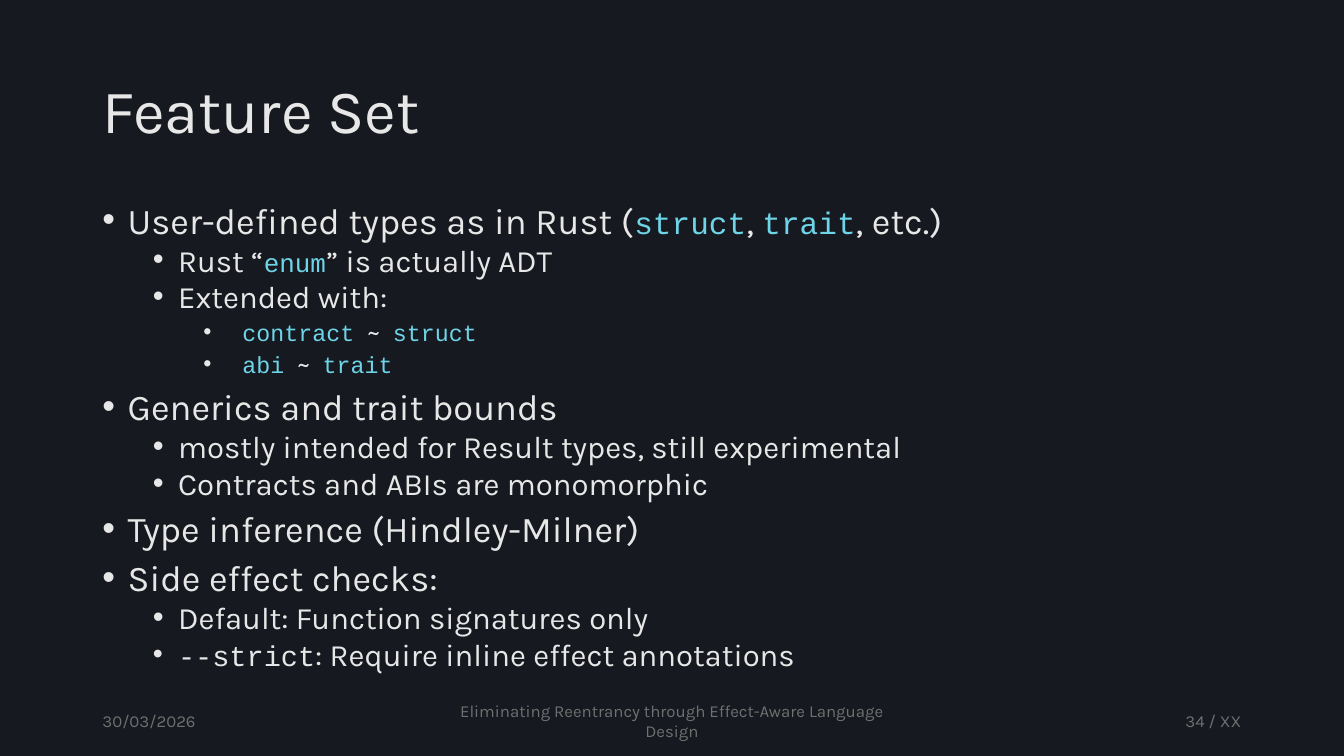
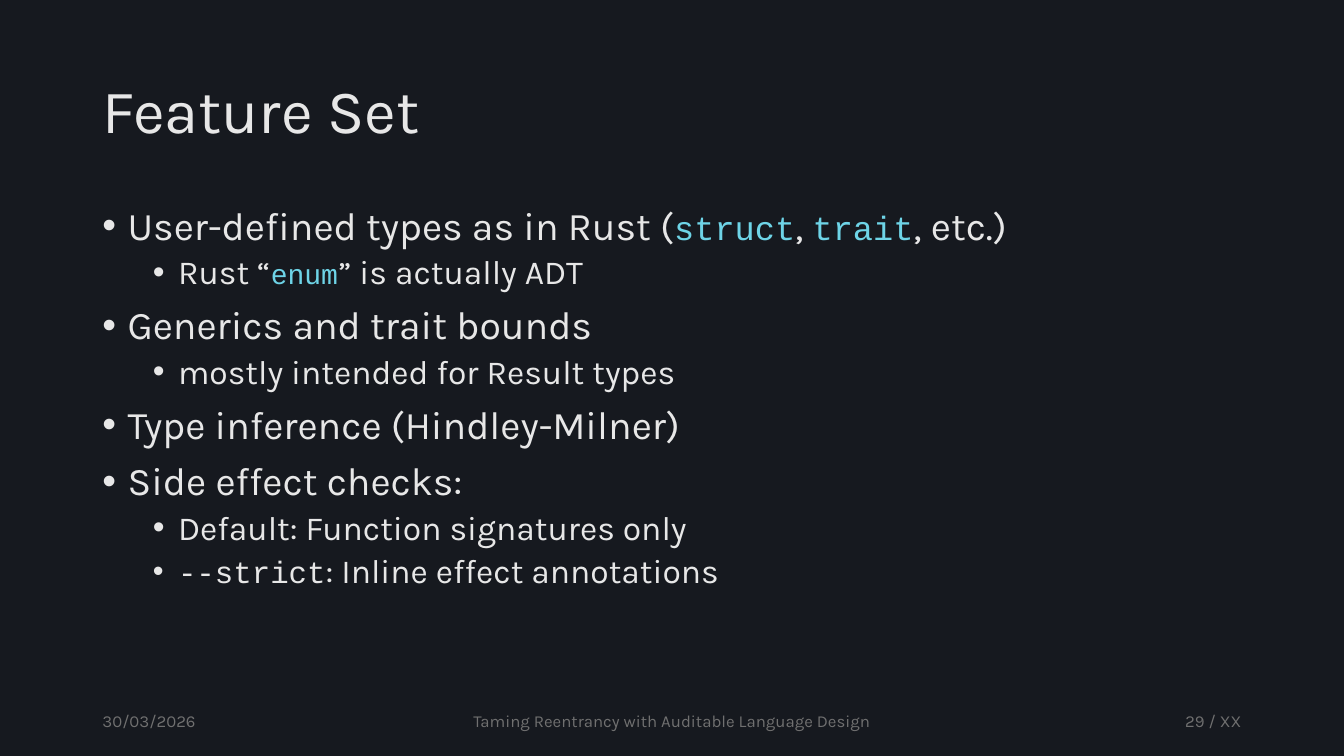
Before and after one commit to tzann/thesis, a slide deck: slide 29 of doc/presentation/Thesis.pptx (slide 34 before the commit). Drawn at 1344x756 pixels with LibreOffice and Linux fonts; fonts in the diff are those of the drawing. Boxes give left, top, right and bottom in pixels: in the first picture for what was removed or moved away, otherwise in the second. Text is boxed around its words. In the diff, an @@ line names an element or a change of style, - is before the commit and + after.

```diff
--- a/doc/presentation/Thesis.pptx
+++ b/doc/presentation/Thesis.pptx
@@ text at [128, 212, 1007, 549]: size 25.9 to 28 pt in "User-defined types as in Rust (struct, trait, ...", "Generics and trait bounds", "Type inference (Hindley-Milner)", "Side effect checks:"; size 22.2 to 24 pt in "(struct, trait,", "Rust “enum” is actually ADT", "Default: Function signatures only"; size 18.5 to 20 pt in "“enum”"; line spacing 0.8 to 0.9 @@
@@ text at [178, 286, 477, 373]: paragraphs removed @@
-  • Extended with:
-    • contract ~ struct
-    • abi ~ trait
@@ text at [178, 361, 675, 393]: text changed; size 22.2 to 24 pt @@
-  • mostly intended for Result types, still experimental
-  • Contracts and ABIs are monomorphic
+  • mostly intended for Result types
@@ text at [178, 560, 718, 584]: text changed; size 22.2 to 24 pt @@
-  • --strict: Require inline effect annotations
+  • --strict: Inline effect annotations
@@ text at [473, 715, 870, 731]: text changed @@
-Eliminating Reentrancy through Effect-Aware Language Design
+Taming Reentrancy with Auditable Language Design
@@ page number at [1185, 716, 1242, 727]: text changed @@
-34 / XX
+29 / XX
```
Also in this commit, not shown: 43 other slides changed, 12 slides added, 11 slides removed, 9 other files.
